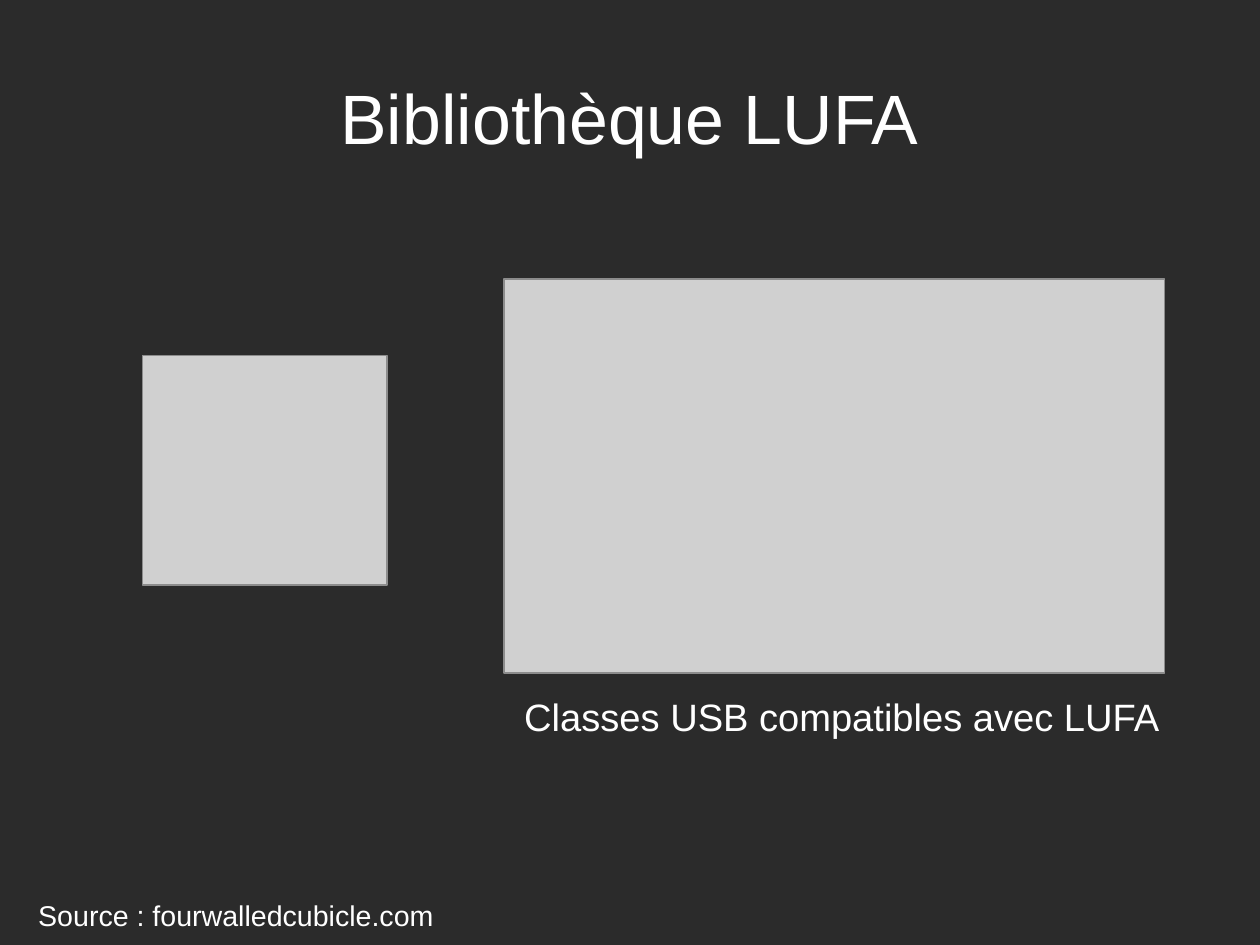
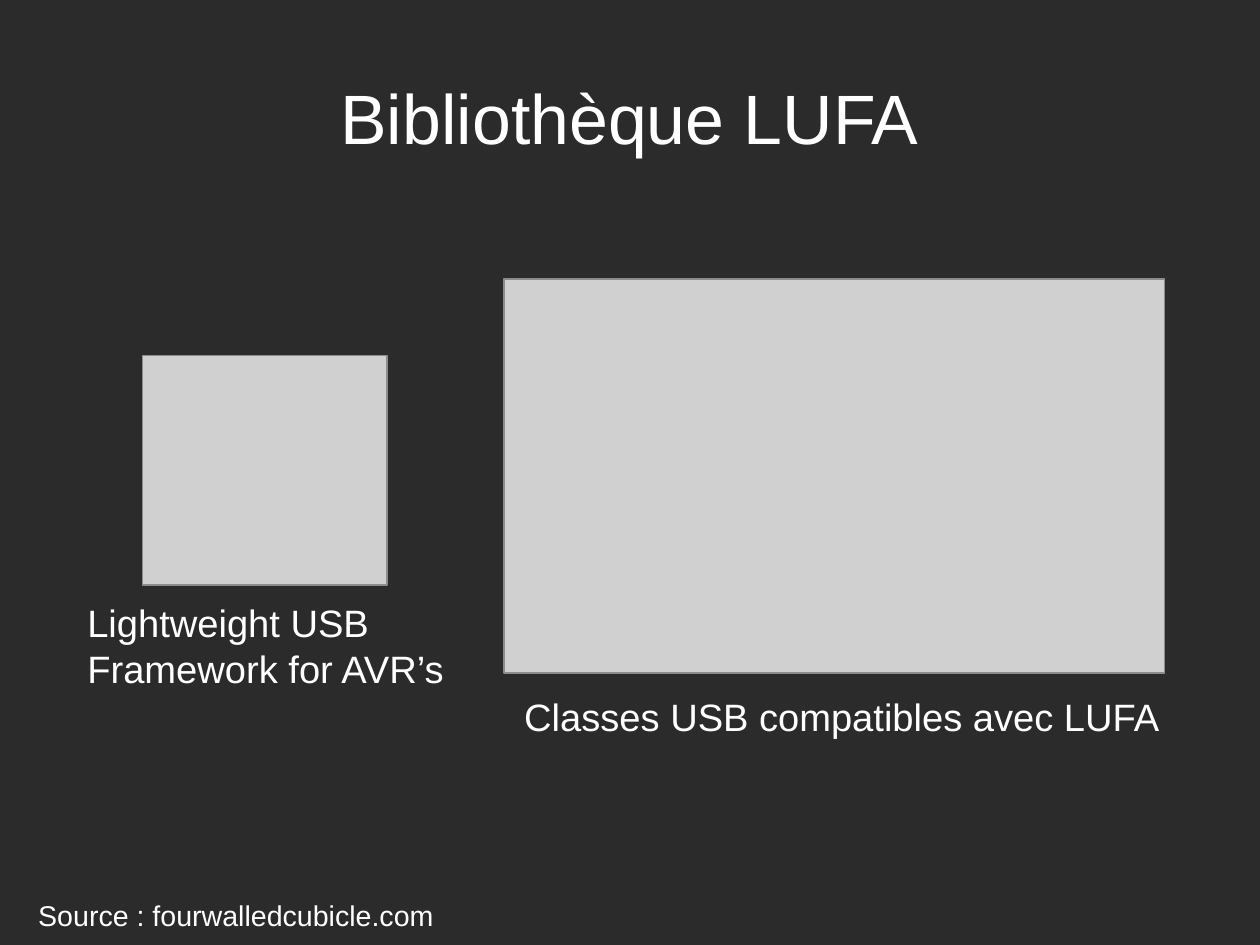
Before and after one commit to rguillomon/IMA3-4_Project, a slide deck: slide 6 of P12(périphUSB).odp. Drawn at 1260x945 pixels with LibreOffice and Linux fonts; fonts in the diff are those of the drawing; grey boxes stand for pictures; background and template pictures are left out; a plain dark background stands for a picture behind light text. Boxes give left, top, right and bottom in pixels: in the first picture for what was removed or moved away, otherwise in the second. Text is boxed around its words. In the diff, an @@ line names an element or a change of style, - is before the commit and + after.

Commit message:
commit : ajout annexes en cours + images LUFA & USB

```diff
--- a/P12(périphUSB).odp
+++ b/P12(périphUSB).odp
@@ text added at [87, 609, 443, 684], 24 pt, text #FFFFFF @@
+Lightweight USB Framework for AVR’s
```
Also in this commit, not shown: 3 other slides changed, 8 slides added, 16 other files.
